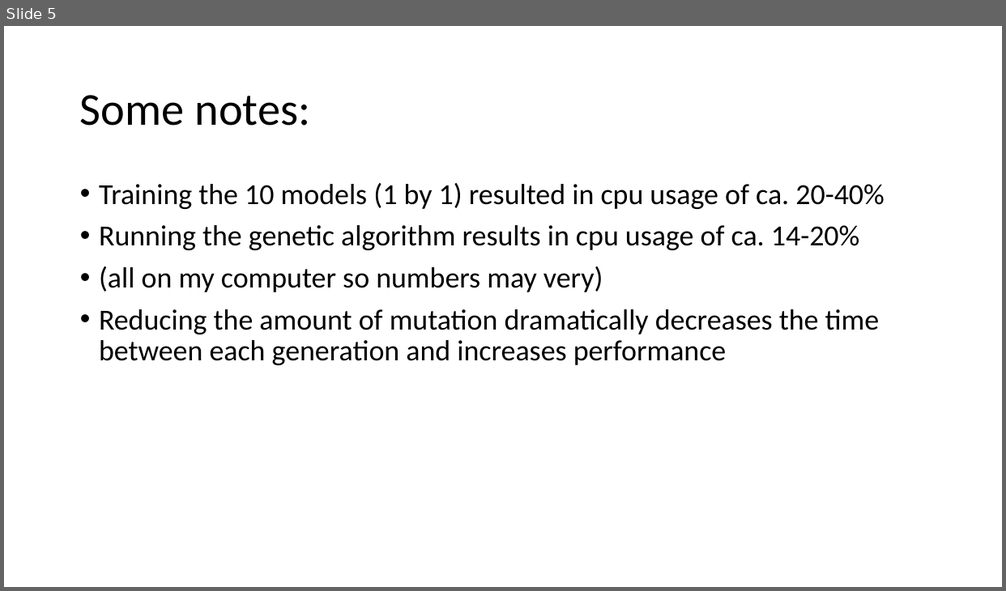
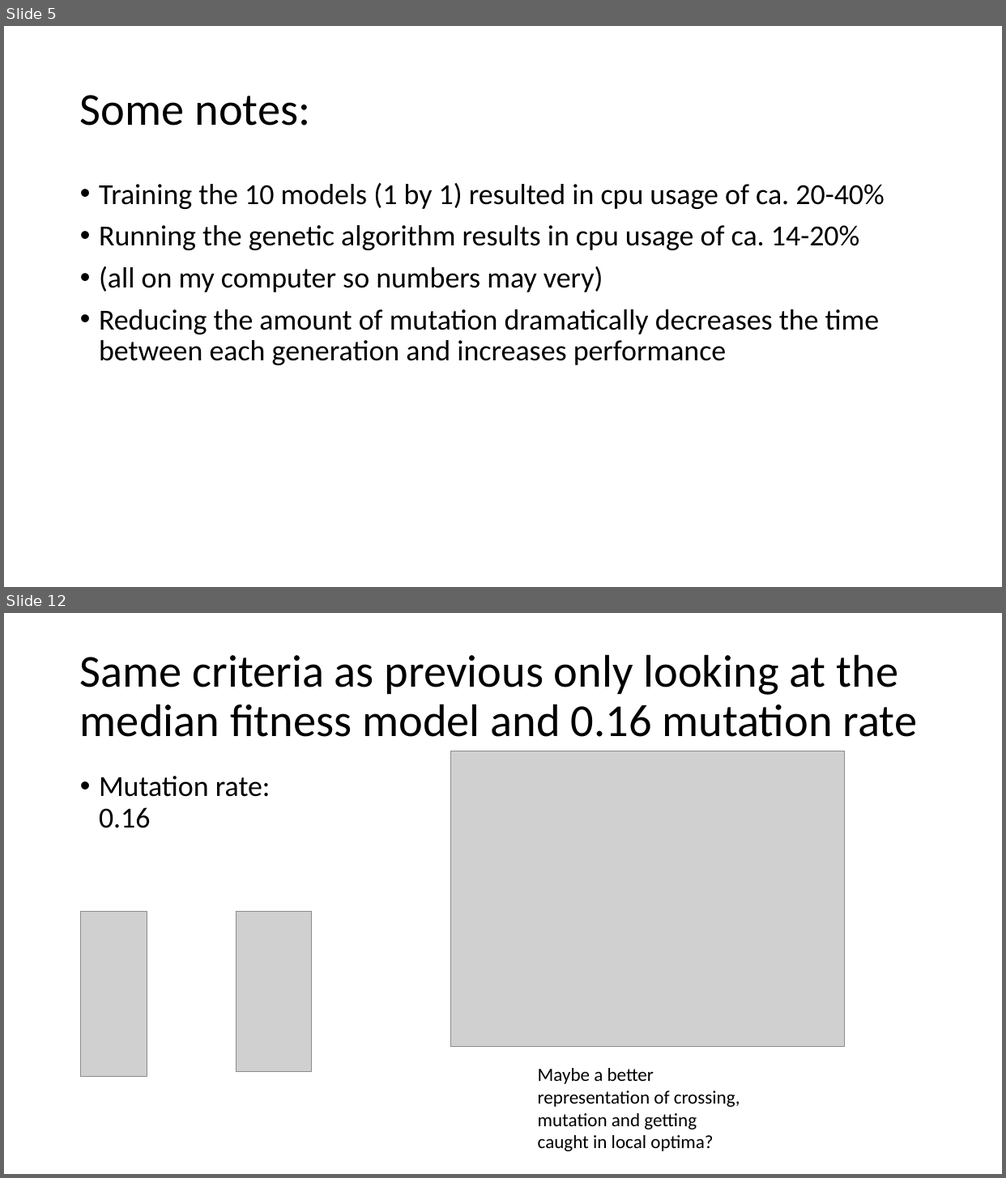
Before and after one commit to cewinharhar/becs4, a slide deck: DataTesting with different hyperparameters.pptx. Shown one above the other, each under a label of ours: slide 5 before the commit, slides 5 and 12 after it; the slides between them are not shown. The pictures are 1006x591 and 1006x1178 pixels, drawn with LibreOffice and Linux fonts; fonts in the diff are those of the drawing; grey boxes stand for pictures. Boxes give left, top, right and bottom in pixels: in the first picture for what was removed or moved away, otherwise in the second. Text is boxed around its words. In the diff, an @@ line names an element or a change of style, - is before the commit and + after.

```diff
--- a/DataTesting with different hyperparameters.pptx
+++ b/DataTesting with different hyperparameters.pptx
@@ slide 12 added at [4,613,1002,1174], background #FFFFFF @@
@@ title added at [80,654,918,737], 44 pt, text #000000 @@
+Same criteria as previous only looking at the median fitness model and 0.16 mutation rate
@@ picture added at [451,752,845,1047] @@
@@ text added at [99,776,270,828], 28 pt, text #000000 @@
+• Mutation rate: 0.16
@@ picture added at [80,911,147,1076] @@
@@ picture added at [236,911,312,1072] @@
@@ text added at [538,1068,740,1152], 18 pt, text #000000 @@
+Maybe a better representation of crossing, mutation and getting caught in local optima?
```
Also in this commit, not shown: 27 other slides added, 3 other files.
